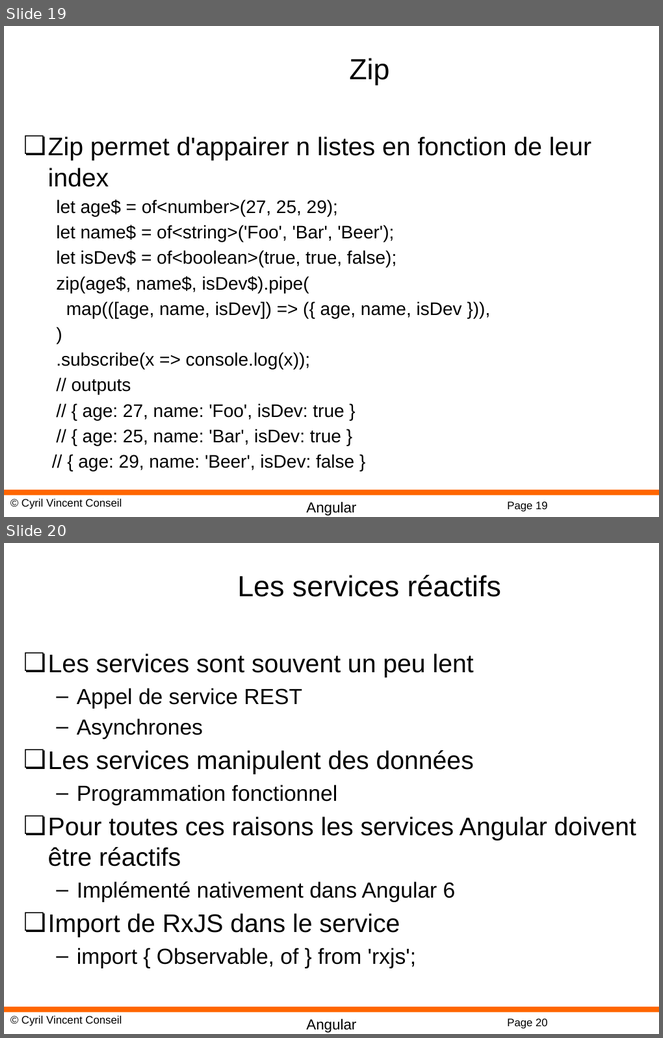
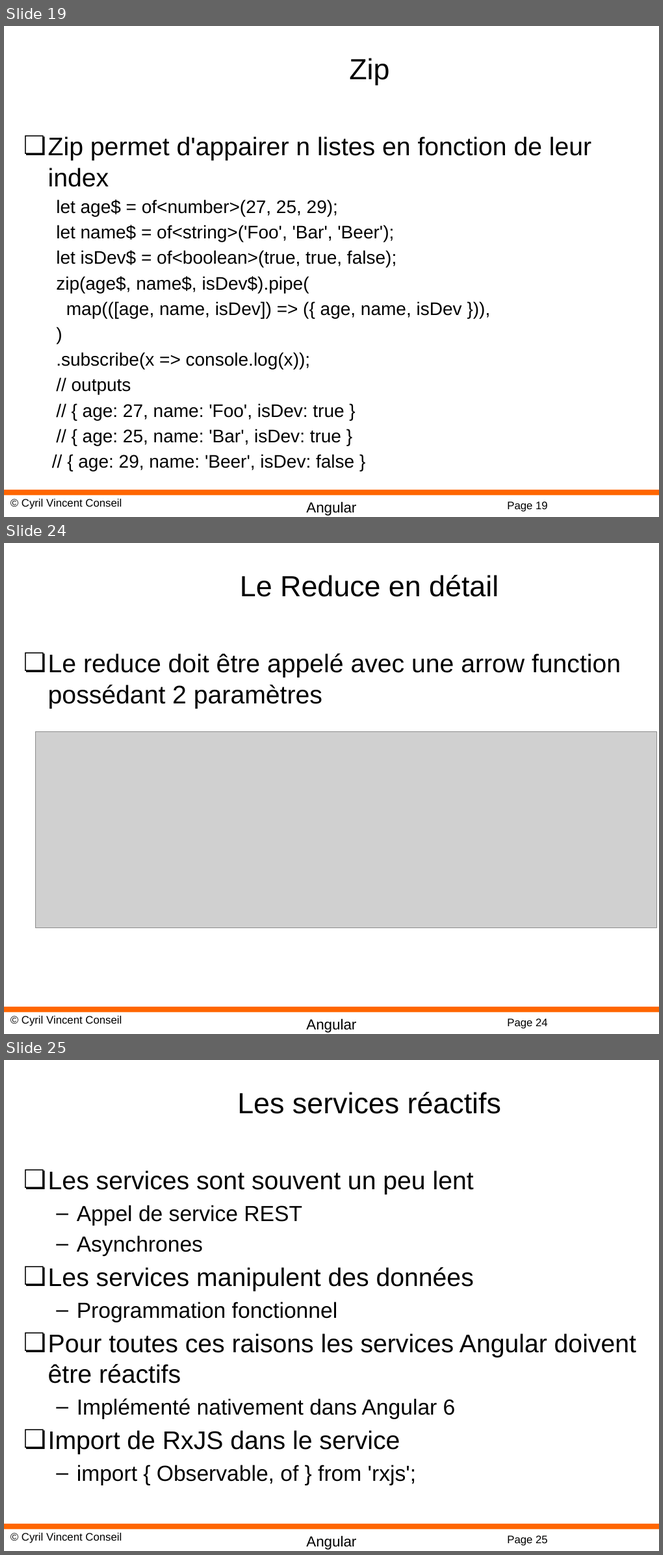
Before and after one commit to cyrilvincent/angular, a slide deck: PPT/Angular14-RXJS.pptx. Shown one above the other, each under a label of ours: slides 19 and 20 before the commit, slides 19, 24 and 25 after it; the slides between them are not shown. The pictures are 663x1038 and 663x1555 pixels, drawn with LibreOffice and Linux fonts; fonts in the diff are those of the drawing; grey boxes stand for pictures; background and template pictures are left out. Boxes give left, top, right and bottom in pixels: in the first picture for what was removed or moved away, otherwise in the second. Text is boxed around its words. In the diff, an @@ line names an element or a change of style, - is before the commit and + after.

```diff
--- a/PPT/Angular14-RXJS.pptx
+++ b/PPT/Angular14-RXJS.pptx
@@ slide 24 added at [4,543,659,1034], background #FFFFFF; not listed: 4 template elements that a slide beside it also shows @@
@@ title added at [240,575,499,597], 32 pt, text #000000 @@
+Le Reduce en détail
@@ text added at [48,653,621,709], 28 pt, text #000000 @@
+❏ Le reduce doit être appelé avec une arrow function possédant 2 paramètres
@@ picture added at [35,731,657,928] @@
@@ what was slide 20 is now slide 25 @@
@@ page number at [507,1536,548,1546]: text changed @@
-Page 20
+Page 25
```
Also in this commit, not shown: 1 slide changed, 4 other slides added, 38 other files.
